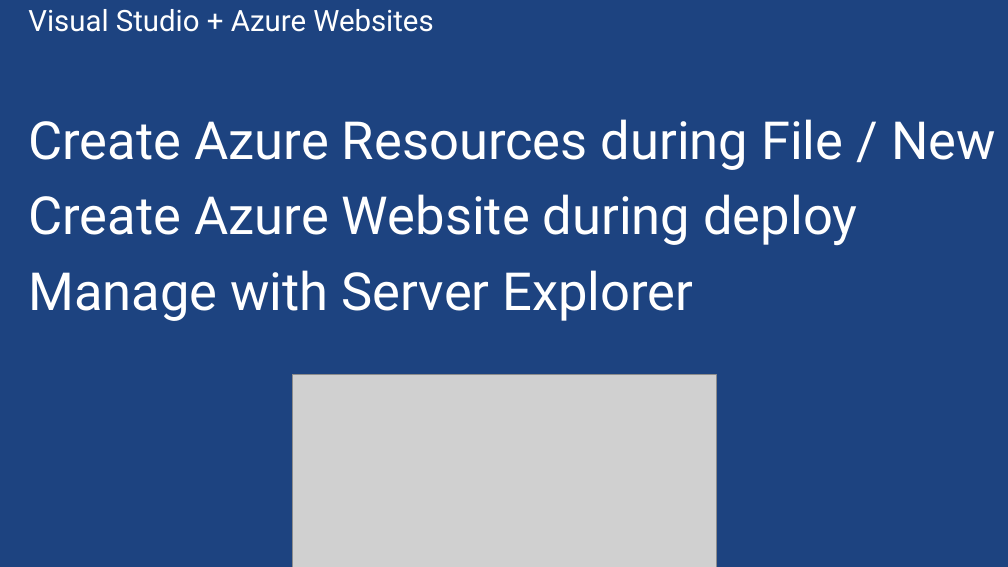
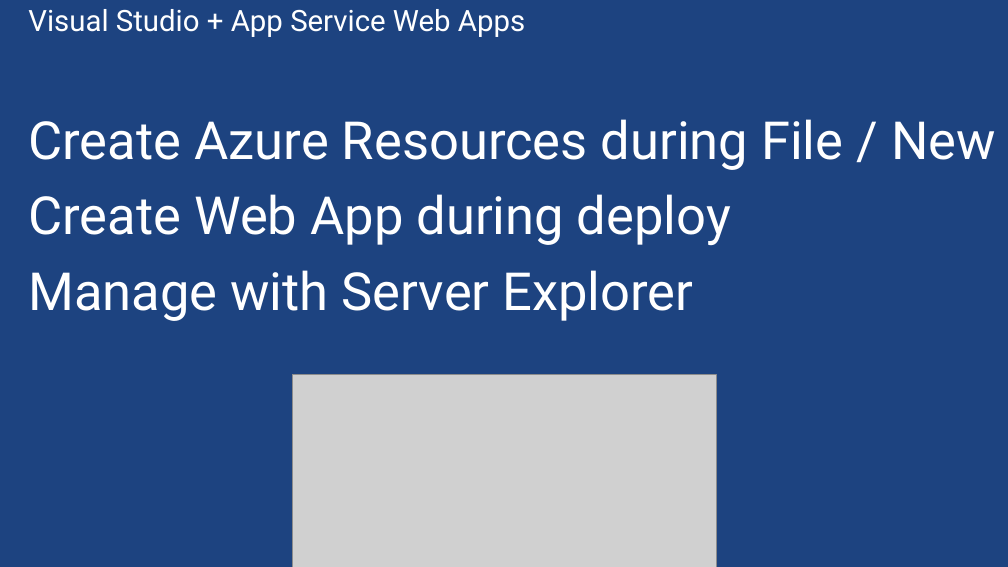
Before and after one commit to sack212/BasicAzureCamp, a slide deck: slide 8 of Presentation/Web/Web.pptx. Drawn at 1008x567 pixels with LibreOffice and Linux fonts; fonts in the diff are those of the drawing; grey boxes stand for pictures; background and template pictures are left out. Boxes give left, top, right and bottom in pixels: in the first picture for what was removed or moved away, otherwise in the second. Text is boxed around its words. In the diff, an @@ line names an element or a change of style, - is before the commit and + after.

```diff
--- a/Presentation/Web/Web.pptx
+++ b/Presentation/Web/Web.pptx
@@ title at (28, 9, 525, 37): text changed @@
-Visual Studio + Azure Websites
+Visual Studio + App Service Web Apps
@@ text at (28, 194, 731, 245): text changed @@
-Create Azure Website during deploy
+Create Web App during deploy
```
Also in this commit, not shown: 19 other slides changed, 3 slides removed, 1 other file.
